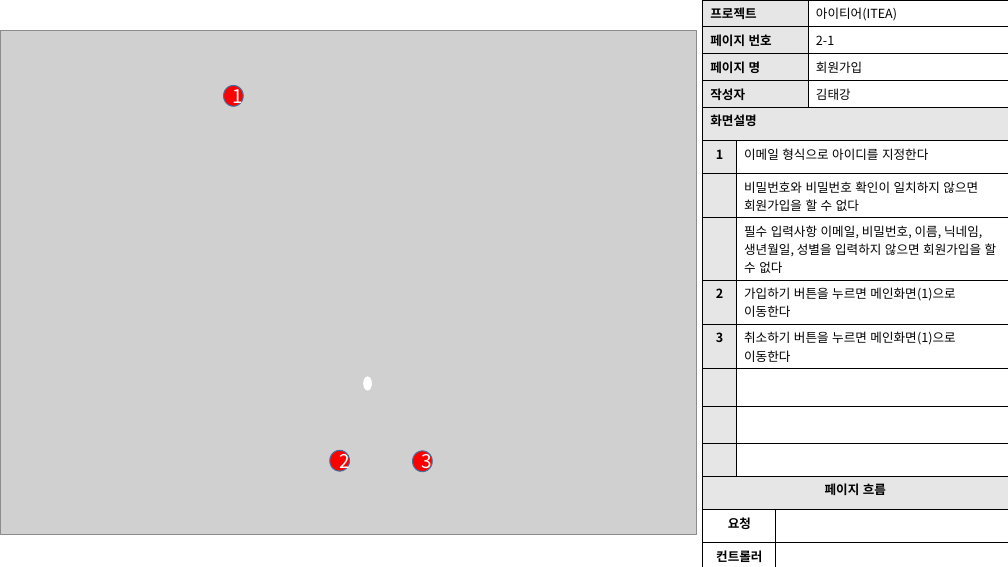
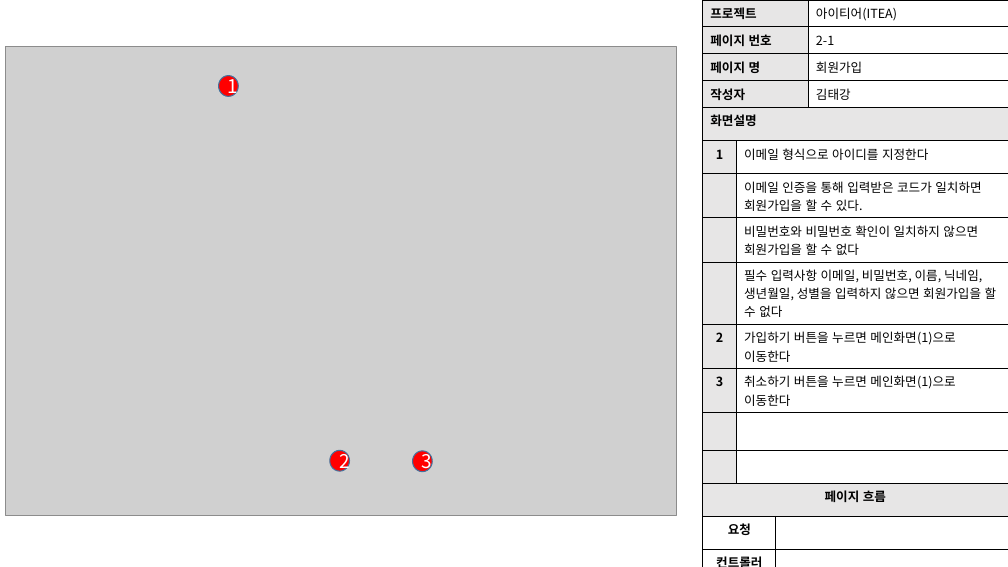
Before and after one commit to skwls2087/itea, a slide deck: slide 7 of 추가자료/스토리보드/스토리보드.pptx. Drawn at 1008x567 pixels with LibreOffice and Linux fonts; fonts in the diff are those of the drawing; grey boxes stand for pictures. Boxes give left, top, right and bottom in pixels: in the first picture for what was removed or moved away, otherwise in the second. Text is boxed around its words. In the diff, an @@ line names an element or a change of style, - is before the commit and + after.

```diff
--- a/추가자료/스토리보드/스토리보드.pptx
+++ b/추가자료/스토리보드/스토리보드.pptx
@@ picture: place and size @@
-picture at [0, 30, 697, 535]
+picture at [5, 47, 676, 516]
@@ ellipse "1": place and size @@
-ellipse "1" at [224, 85, 243, 107]
+ellipse "1" at [219, 76, 238, 97]
@@ table at [703, 107, 1008, 567] @@
+row 3:  | 이메일 인증을 통해 입력받은 코드가 일치하면 회원가입을 할 수 있다. | 
-row 9:  |  | 
@@ ellipse removed at [364, 377, 371, 390] @@
```
Also in this commit, not shown: 6 other slides changed, 1 slide added, 2 other files.
